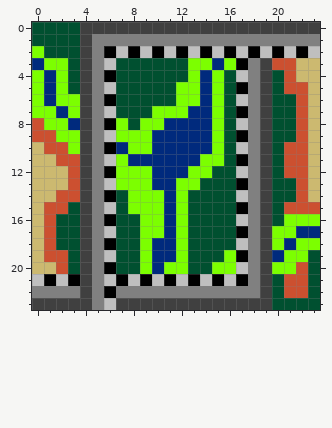
File history of a pixel-art sprite, gui/icons/drawmode-explore.gif. Above: the version before the commit.
The file is 24x24 pixels.
The same view after the edit:
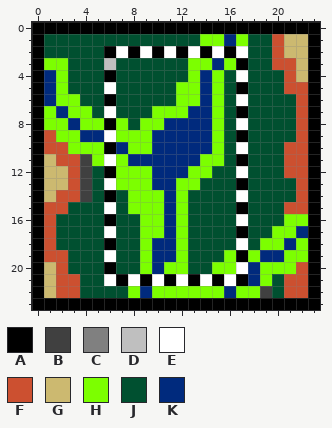
Palette (. is transparent): A #000000  B #404040  C #808080  D #bfbfbf  E #ffffff  F #cc5030  G #ccb970  H #7cff00  J #005030  K #002a7d
Difference:
Colour B becomes colour A in row 0 at x 4 to 23; in row 23 at x 0 to 4 and 7 to 19.
Colour C becomes colour A in row 1 at x 23; in row 22 at x 0; in row 23 at x 5.
Colour D becomes colour A in row 2 at x 23; in row 21 at x 0; in row 23 at x 6.
Colour F becomes colour A in rows 8 to 9 at x 0; in row 15 at x 23.
Colour G becomes colour A in rows 3 to 9 at x 23; in rows 10 to 14 at x 0 and 23; in rows 15 to 20 at x 0.
Colour H becomes colour A in row 2 at x 0; in rows 4 to 7 at x 0; in row 16 at x 23; in row 18 at x 23.
Colour J becomes colour A in row 0 at x 0 to 3; in row 1 at x 0; in rows 19 to 22 at x 23; in row 23 at x 20 to 23.
Colour K becomes colour A in row 3 at x 0; in row 17 at x 23.
Colour D becomes colour E in row 2 at x 7, 9, 11, 13, 15 and 17; in row 4 at x 17; in row 5 at x 6; in row 6 at x 17; in row 7 at x 6; in row 8 at x 17.
Colour D becomes colour E in row 9 at x 6; in row 10 at x 17; in row 11 at x 6; in row 12 at x 17; in row 13 at x 6; in row 14 at x 17.
Colour D becomes colour E in row 15 at x 6; in row 16 at x 17; in row 17 at x 6; in row 18 at x 17; in row 19 at x 6; in row 20 at x 17.
Colour D becomes colour E in row 21 at x 6, 8, 10, 12, 14 and 16.
Colour A becomes colour F in row 2 at x 20; in row 21 at x 3.
Colour C becomes colour F in row 1 at x 20; in row 22 at x 2 to 3.
Colour D becomes colour F in row 21 at x 2.
Colour A becomes colour G in row 2 at x 22; in row 21 at x 1.
Colour C becomes colour G in row 1 at x 21 to 22; in row 22 at x 1.
Colour D becomes colour G in row 2 at x 21.
Colour B becomes colour H in rows 7 to 8 at x 4; in row 10 at x 4; in row 18 at x 19; in rows 20 to 21 at x 19.
Colour C becomes colour H in row 1 at x 14 to 15 and 17; in row 8 at x 5; in rows 10 to 11 at x 5; in row 19 at x 18; in row 22 at x 8, 10 to 15 and 17 to 18.
Colour A becomes colour J in row 2 at x 18; in row 22 at x 6.
Colour B becomes colour J in rows 1 to 2 at x 4; in rows 3 to 6 at x 4 and 19; in rows 7 to 14 at x 19; in rows 15 to 17 at x 4 and 19; in rows 18 to 22 at x 4.
Colour C becomes colour J in row 1 at x 5 to 13 and 18 to 19; in row 2 at x 5; in rows 3 to 7 at x 5 and 18; in rows 8 to 11 at x 18; in rows 12 to 18 at x 5 and 18; in rows 19 to 21 at x 5.
Colour C becomes colour J in row 22 at x 5 and 7.
Colour D becomes colour J in row 2 at x 19.
Colour B becomes colour K in row 9 at x 4; in row 19 at x 19.
Colour C becomes colour K in row 1 at x 16; in row 9 at x 5; in rows 20 to 21 at x 18; in row 22 at x 9 and 16.
Changed places in both pictures, as pixel boxes (x1, y1, x2, y2):
changed: (32, 22, 320, 310)
